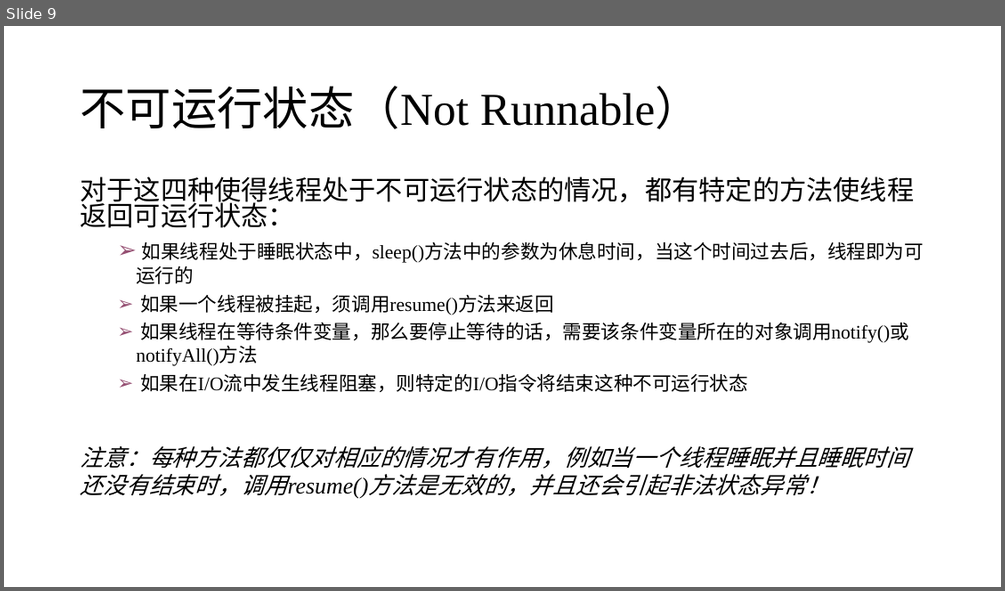
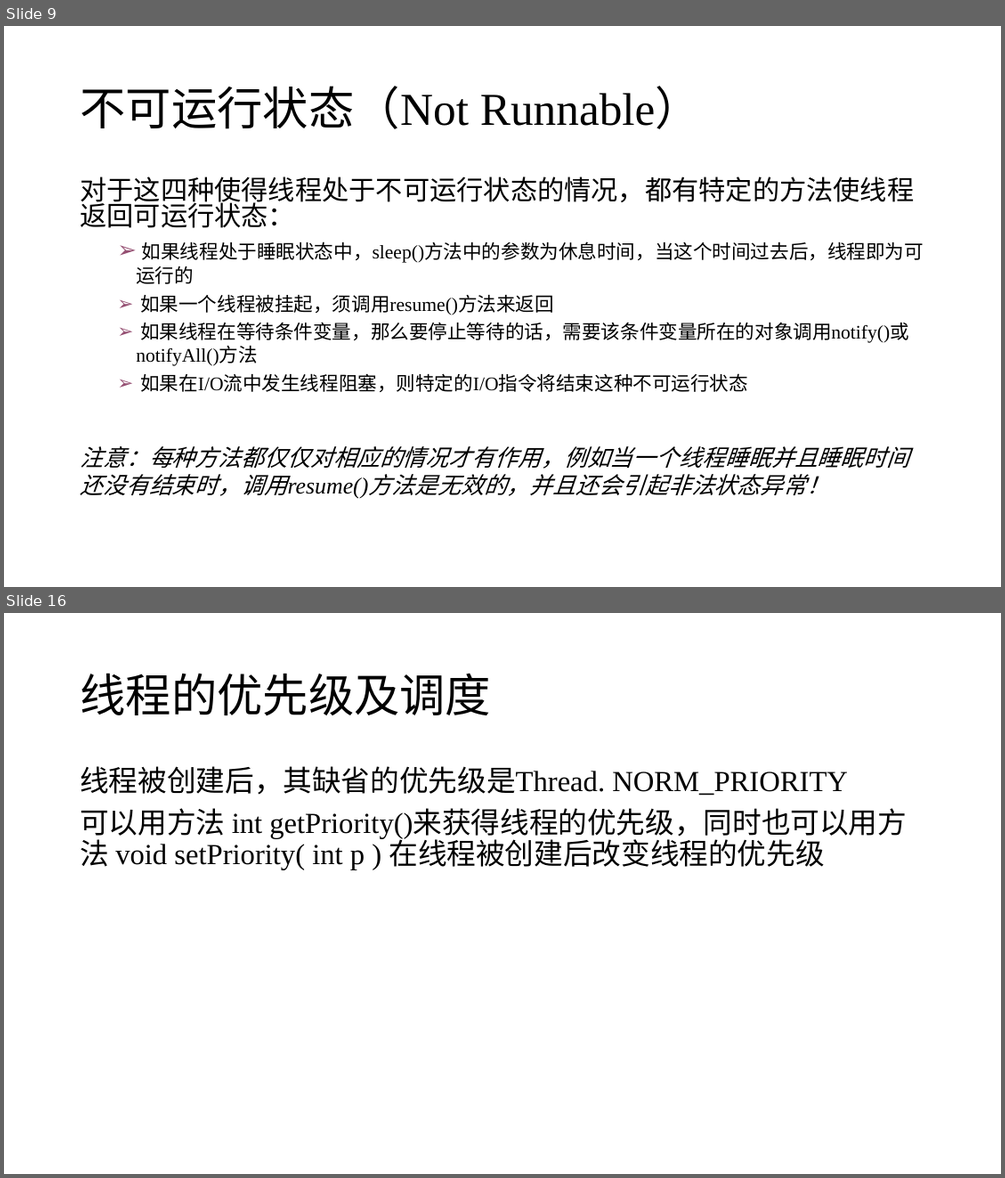
Before and after one commit to j-w-huang/oop, a slide deck: ch6/第六章 part3.pptx. Shown one above the other, each under a label of ours: slide 9 before the commit, slides 9 and 16 after it; the slides between them are not shown. The pictures are 1005x591 and 1005x1178 pixels, drawn with LibreOffice and Linux fonts; fonts in the diff are those of the drawing. Boxes give left, top, right and bottom in pixels: in the first picture for what was removed or moved away, otherwise in the second. Text is boxed around its words. In the diff, an @@ line names an element or a change of style, - is before the commit and + after.

```diff
--- a/ch6/第六章 part3.pptx
+++ b/ch6/第六章 part3.pptx
@@ slide 16 added at [4, 613, 1001, 1174], background #FFFFFF @@
@@ title added at [80, 673, 491, 715], 44 pt, text #000000 @@
+线程的优先级及调度
@@ text added at [80, 766, 906, 869], 28 pt, text #000000 @@
+线程被创建后，其缺省的优先级是Thread. NORM_PRIORITY
+可以用方法 int getPriority()来获得线程的优先级，同时也可以用方法 void setPriority( int p ) 在线程被创建后改变线程的优先级
```
Also in this commit, not shown: 1 slide changed, 29 other slides added, 2 other files.
